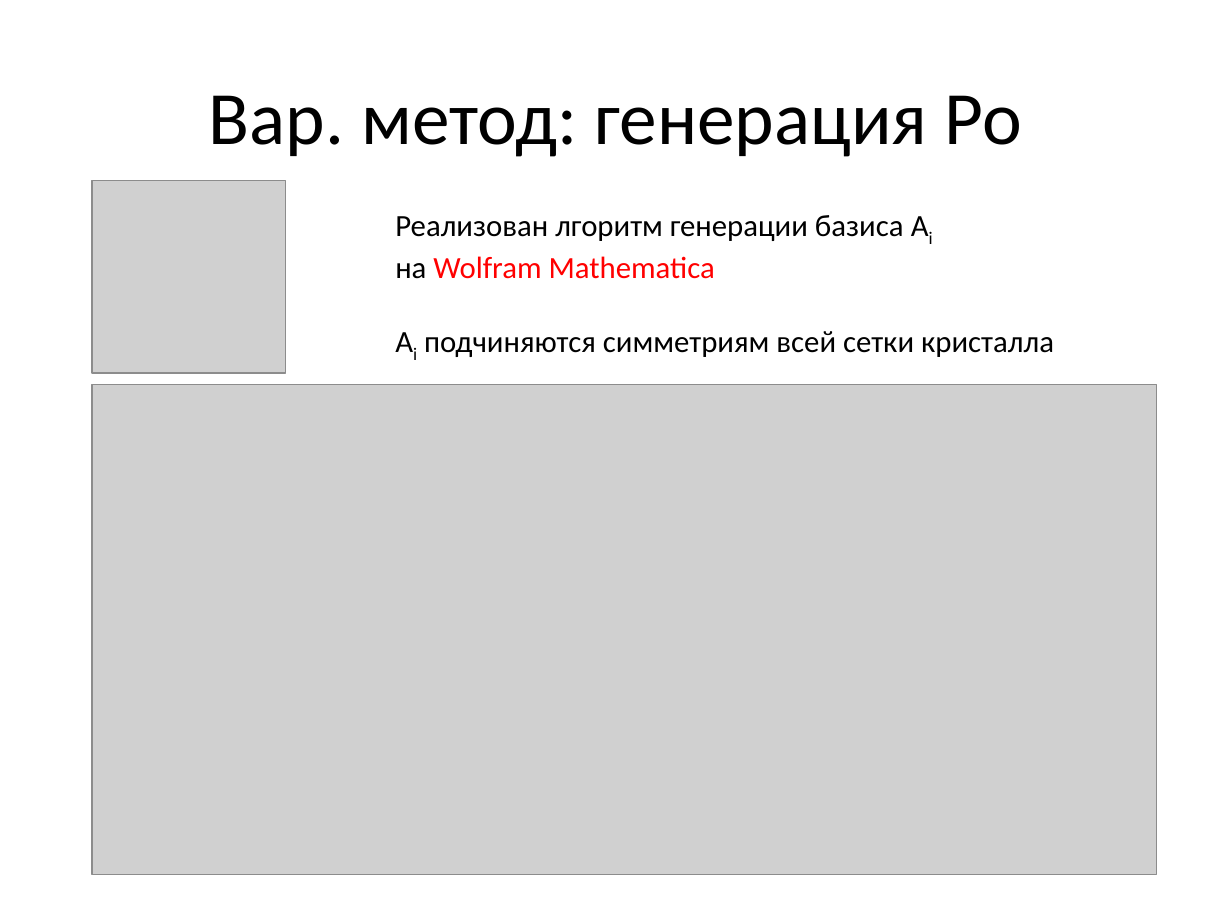
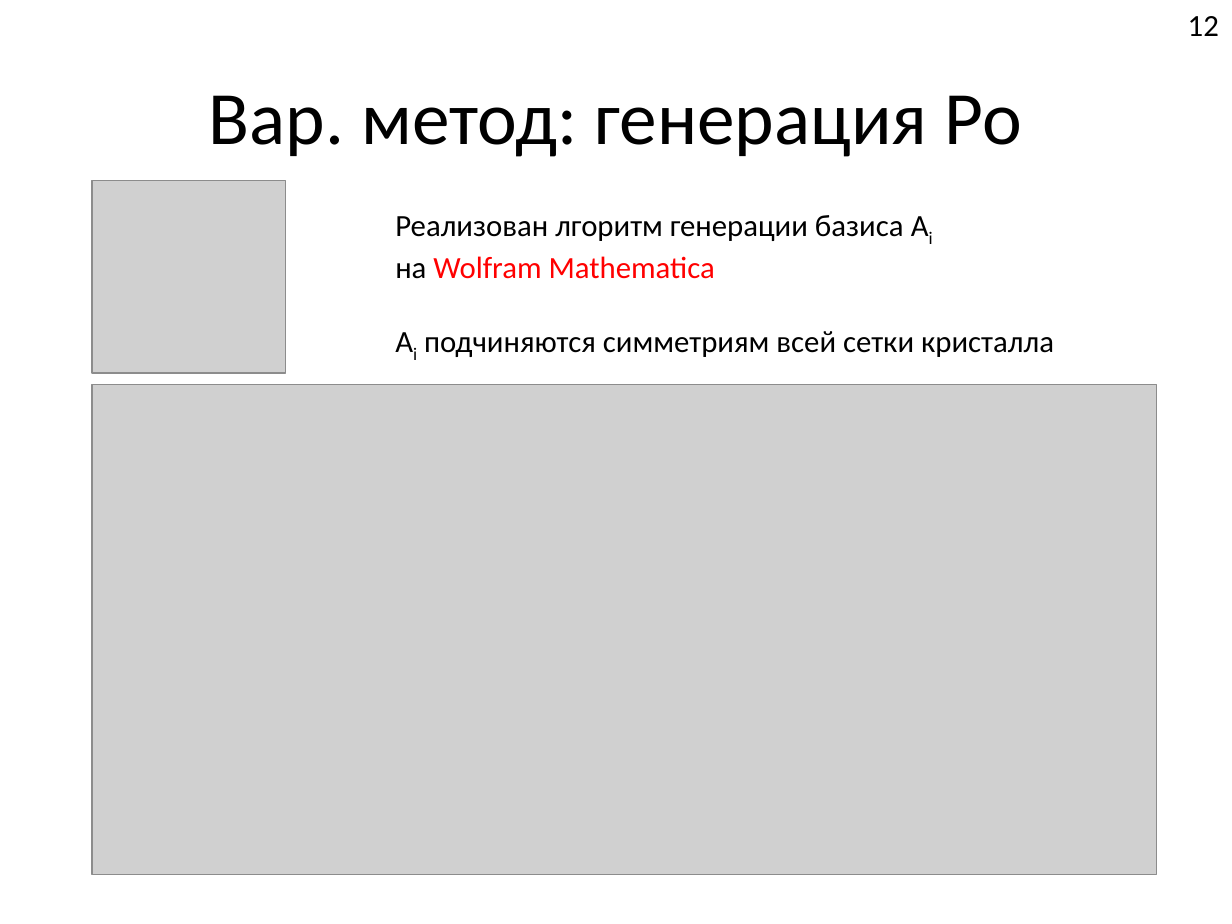
Before and after one commit to FeelUsM/zadrotstvo1, a slide deck: slide 13 of LaTeX-поделки/Системы спинов 1.pptx. Drawn at 1232x924 pixels with LibreOffice and Linux fonts; fonts in the diff are those of the drawing; grey boxes stand for pictures. Boxes give left, top, right and bottom in pixels: in the first picture for what was removed or moved away, otherwise in the second. Text is boxed around its words. In the diff, an @@ line names an element or a change of style, - is before the commit and + after.

```diff
--- a/LaTeX-поделки/Системы спинов 1.pptx
+++ b/LaTeX-поделки/Системы спинов 1.pptx
@@ text added at box(1188, 16, 1219, 36), 18 pt, text #000000 @@
+12
```
Also in this commit, not shown: 12 other slides changed, 2 slides added, 2 slides removed, 8 other files.
